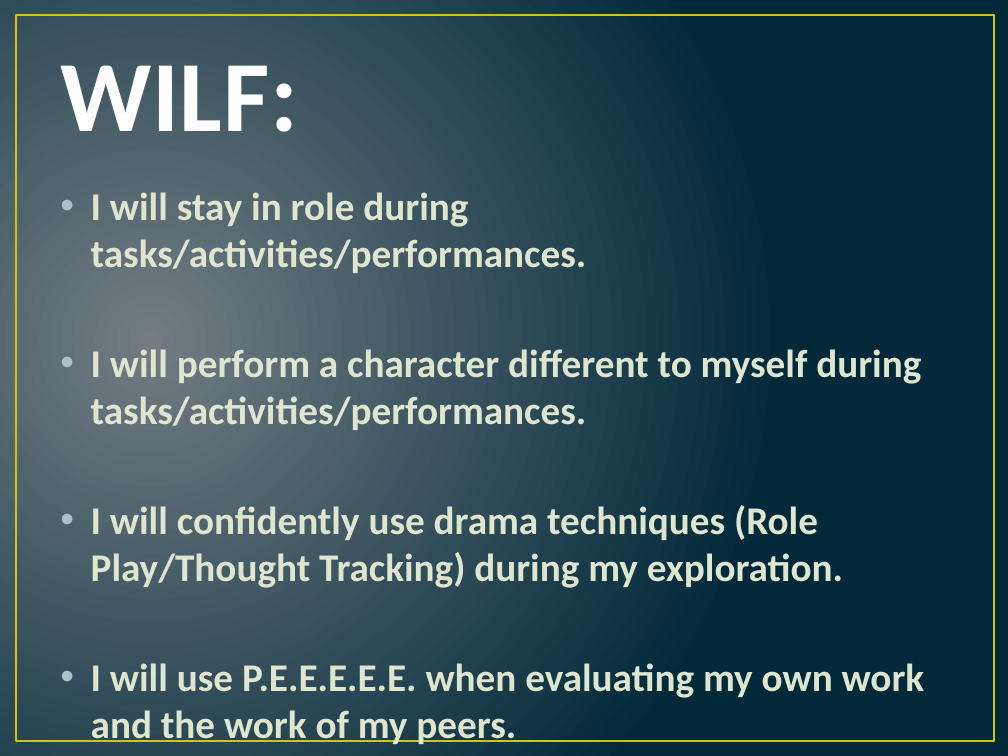
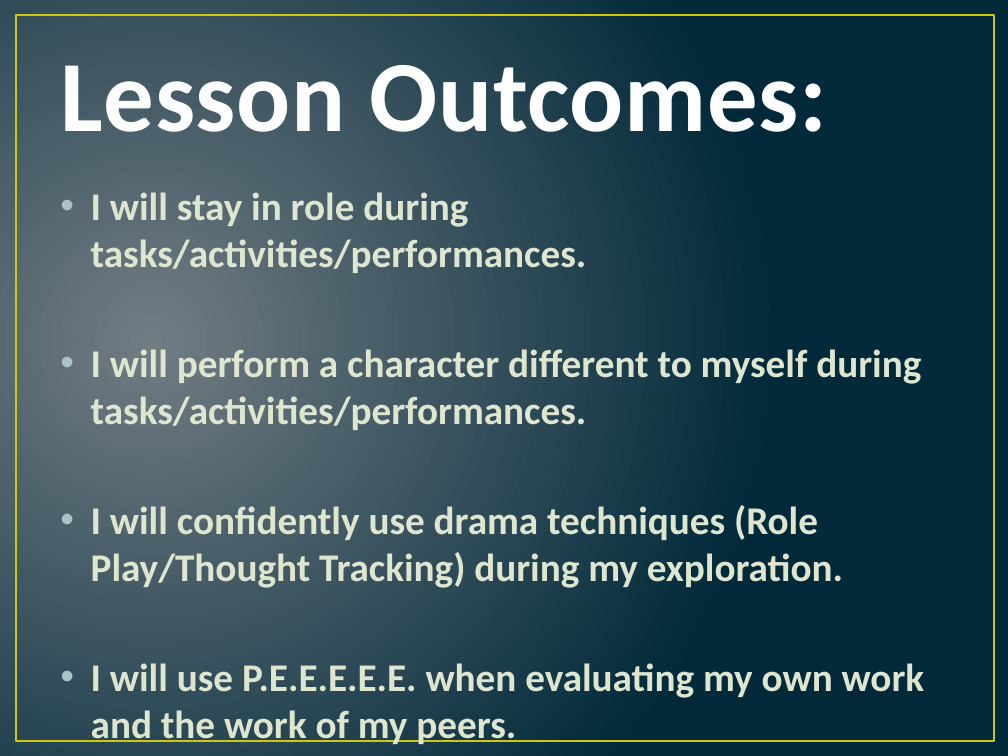
Before and after one commit to MalphasWats/stagewallis.com, a slide deck: slide 3 of PA/y9acting/Lesson 3 YC - Young Offenders Institution.pptx. Drawn at 1008x756 pixels with LibreOffice and Linux fonts; fonts in the diff are those of the drawing. Boxes give left, top, right and bottom in pixels: in the first picture for what was removed or moved away, otherwise in the second. Text is boxed around its words. In the diff, an @@ line names an element or a change of style, - is before the commit and + after.

Commit message:
newy9lessons

```diff
--- a/PA/y9acting/Lesson 3 YC - Young Offenders Institution.pptx
+++ b/PA/y9acting/Lesson 3 YC - Young Offenders Institution.pptx
@@ title at [60, 65, 827, 132]: text changed @@
-WILF:
+Lesson Outcomes:
```
Also in this commit, not shown: 1 other slide changed, 1 slide added, 1 slide removed, 4 other files.
